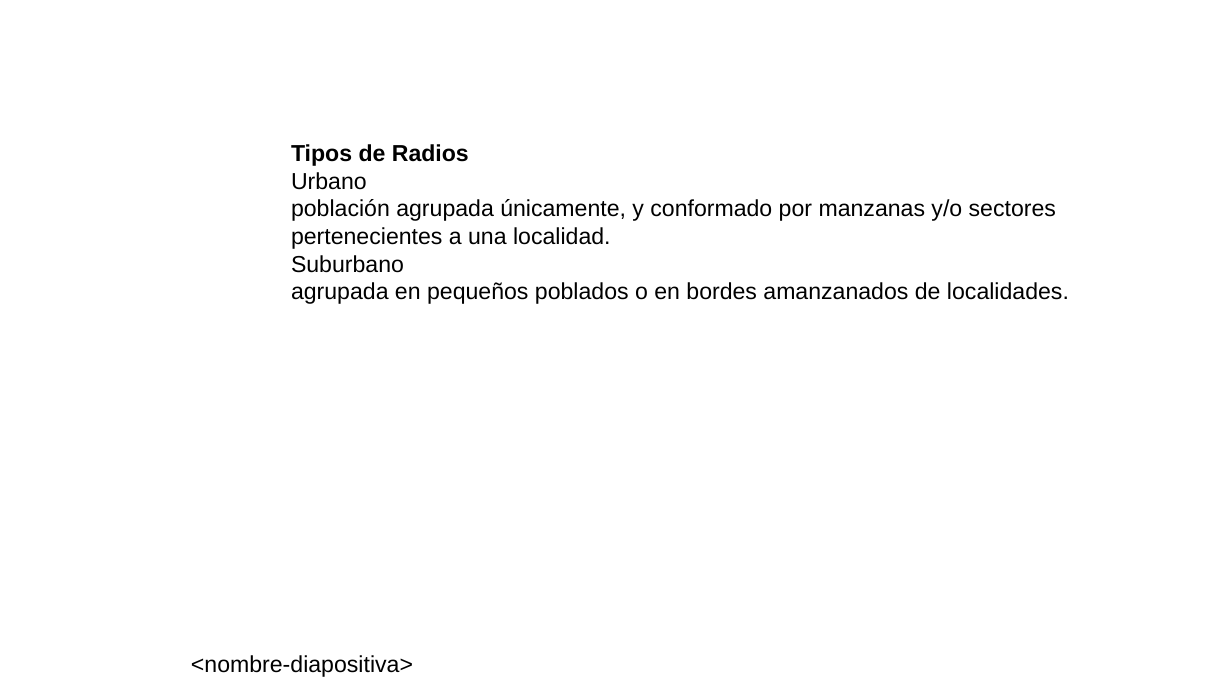
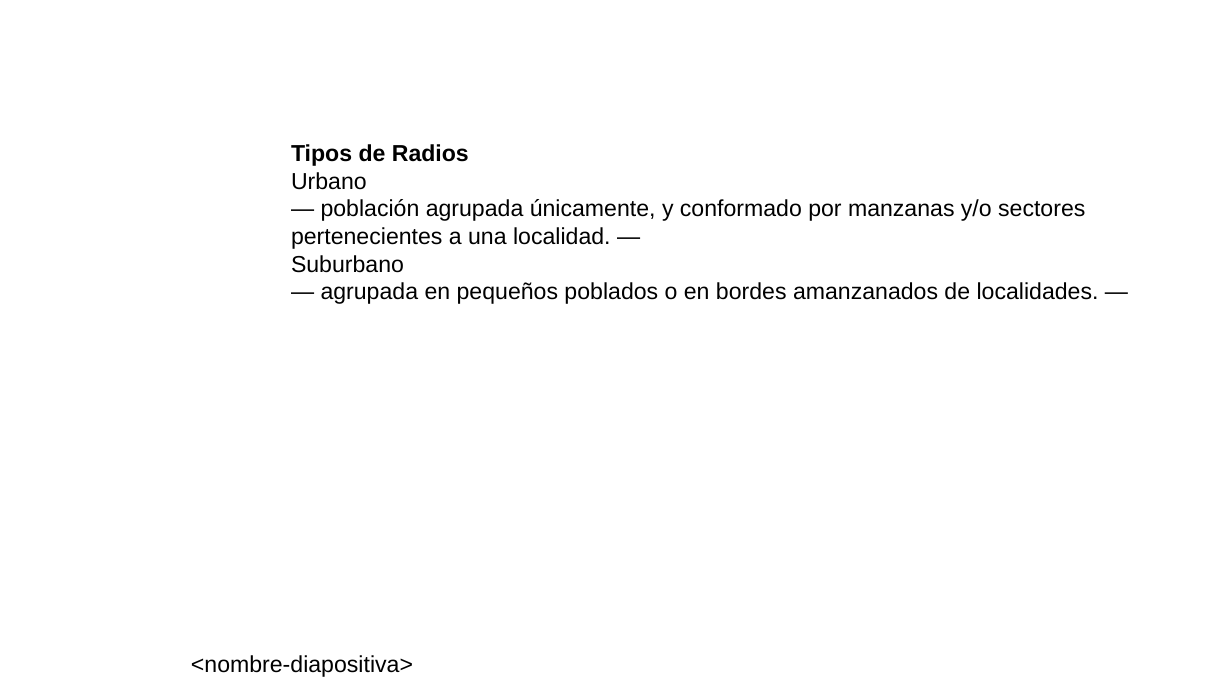
Before and after one commit to neptuso/Charlas, a slide deck: slide 5 of IDERA/segmentos.censo2022.pptx. Drawn at 1232x693 pixels with LibreOffice and Linux fonts; fonts in the diff are those of the drawing; background and template pictures are left out. Boxes give left, top, right and bottom in pixels: in the first picture for what was removed or moved away, otherwise in the second. Text is boxed around its words. In the diff, an @@ line names an element or a change of style, - is before the commit and + after.

```diff
--- a/IDERA/segmentos.censo2022.pptx
+++ b/IDERA/segmentos.censo2022.pptx
@@ text at [291, 199, 1085, 249]: text changed @@
-población agrupada únicamente, y conformado por manzanas y/o sectores pertenecientes a una localidad.
+— población agrupada únicamente, y conformado por manzanas y/o sectores pertenecientes a una localidad. —
@@ text at [321, 282, 1099, 304]: text changed @@
-agrupada en pequeños poblados o en bordes amanzanados de localidades.
+— agrupada en pequeños poblados o en bordes amanzanados de localidades. —
```
Also in this commit, not shown: 5 other slides changed, 8 slides added, 5 slides removed, 2 other files.
